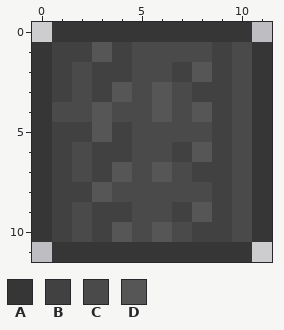
Pixel-art sprite: Resources/Textures/Items/Placeable/Walls/GrimstoneBrickWall.png. Above is the file before it was changed.
The file is 24x24 pixels, drawn in blocks of 2x2; one block is one cell here. Colours within 5 levels of each other are drawn and written as one.
Palette (. is transparent): A #363636  B #414141  C #4a4a4a  D #565656
The same view after the edit:
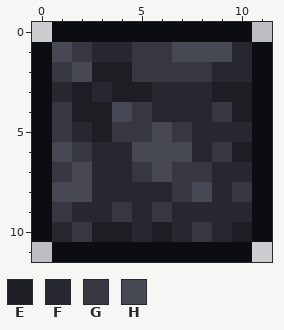
Colours new in this view: E #1d1e23  F #27282f  G #363740  H #464853
Difference:
colour A: #363636 -> #0b0d11
Changed rows in their new state; - is a pixel that keeps its letter.
first column x 1:
 1 HGFFGGHHHF
 2 GHEEGGGGFF
 3 FEFEEFFFEE
 4 GEEHGFFFGE
 5 GFEGGHGFFF
 6 HGFFHHHFGE
 7 GHFFGHGGFF
 8 HHFFFFGHFG
 9 GFFGFGFFFF
10 FGEEFEFGFE
